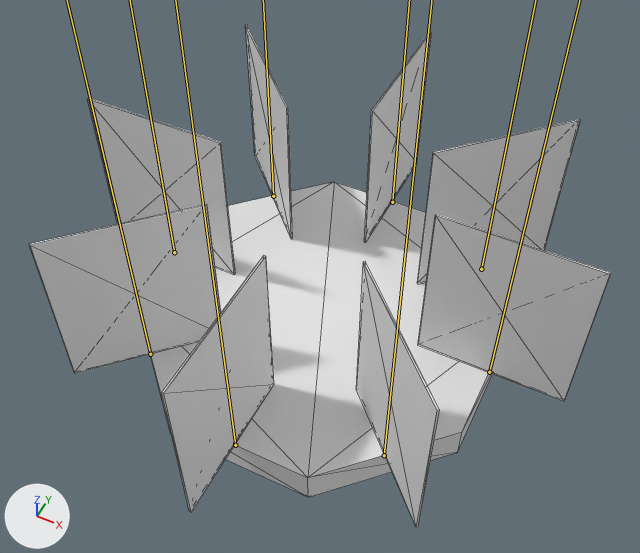
Renders of the glTF model Objects/RocketBase/RocketBase.glb from each side of a commit.
Both versions are drawn from a 50 mm lens placed at (1.44, -2.92, 4.12), pointed at (0.01, -0.06, 0.55). The axes (+X, +Y, +Z) are drawn at lower left. The lights are the same throughout. The bones that change are drawn over the model as lines. Mesh edges are drawn as thin lines.
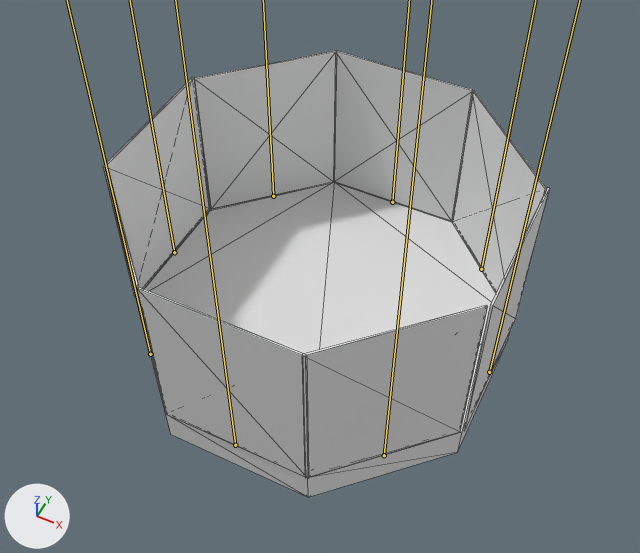
The newer file adds an action. The first version stands in its rest pose; the second is drawn at frame 0 of the action 'Closing'.

Changed parts and their boxes (x1, y1, x2, y2) in the pictures (640 x 553 px):
'Cube.002', posed (120% wider, 35% shorter)
    before: (356, 262, 440, 528)
    after: (302, 305, 488, 477)
'Cube.001', posed (53% wider, 25% shorter)
    before: (162, 256, 274, 512)
    after: (137, 287, 309, 479)
'Cube.003', posed (55% narrower, 30% taller)
    before: (418, 214, 611, 401)
    after: (463, 188, 550, 431)
'Cube.008', posed (69% narrower, 39% taller)
    before: (29, 204, 221, 374)
    after: (105, 167, 164, 404)
'Cube.006', posed (194% wider, 26% shorter)
    before: (245, 25, 293, 239)
    after: (194, 51, 337, 210)
'Cube.005', posed (104% wider, 19% shorter)
    before: (364, 32, 431, 243)
    after: (334, 51, 472, 222)
'Cube.007', posed (26% narrower, 25% taller)
    before: (88, 98, 235, 275)
    after: (103, 77, 211, 298)
'Cube.004', posed
    before: (417, 119, 580, 284)
    after: (452, 90, 547, 293)

The edits, one by one:
Bone 'Bone_Panel005' (bone_bone_panel005) turns from (0, 0, 0) to (0, 90, 0) degrees about its own x, y and z.
Bone 'Bone_Panel006' (bone_bone_panel006) turns from (0, 0, 0) to (0, 90, 0) degrees about its own x, y and z.
Bone 'Bone_Panel007' (bone_bone_panel007) turns from (0, 0, 0) to (0, 90, 0) degrees about its own x, y and z.
Bone 'Bone_Panel008' (bone_bone_panel008) turns from (0, 0, 0) to (0, 90, 0) degrees about its own x, y and z.
Bone 'Bone_Panel001' (bone_bone_panel001) turns from (0, 0, 0) to (0, 90, 0) degrees about its own x, y and z.
Bone 'Bone_Panel002' (bone_bone_panel002) turns from (0, 0, 0) to (0, 90, 0) degrees about its own x, y and z.
Bone 'Bone_Panel003' (bone_bone_panel003) turns from (0, 0, 0) to (0, 90, 0) degrees about its own x, y and z.
Bone 'Bone_Panel004' (bone_bone_panel004) turns from (0, 0, 0) to (0, 90, 0) degrees about its own x, y and z.
